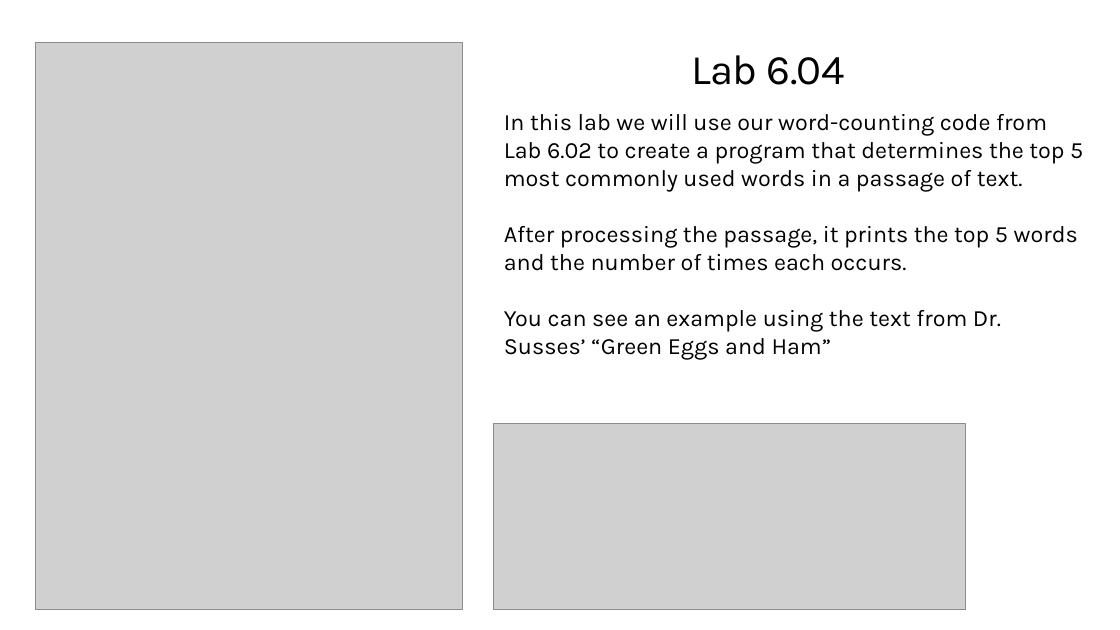
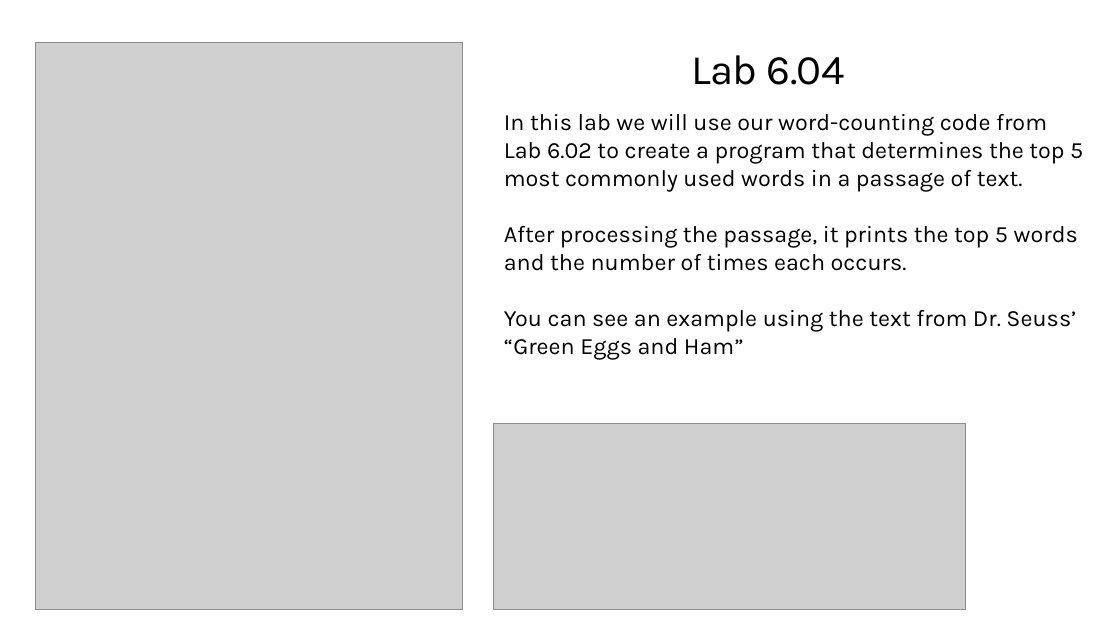
Before and after one commit to TEALSK12/2nd-semester-introduction-to-computer-science, a slide deck: slide 5 of units/6_unit/slidedecks/Intro Python 6.04 TEALS.pptx. Drawn at 1120x630 pixels with LibreOffice and Linux fonts; fonts in the diff are those of the drawing; grey boxes stand for pictures; background and template pictures are left out. Boxes give left, top, right and bottom in pixels: in the first picture for what was removed or moved away, otherwise in the second. Text is boxed around its words. In the diff, an @@ line names an element or a change of style, - is before the commit and + after.

```diff
--- a/units/6_unit/slidedecks/Intro Python 6.04 TEALS.pptx
+++ b/units/6_unit/slidedecks/Intro Python 6.04 TEALS.pptx
@@ text at bbox=[504, 310, 1076, 360]: text changed @@
-You can see an example using the text from Dr. Susses’ “Green Eggs and Ham”
+You can see an example using the text from Dr. Seuss’ “Green Eggs and Ham”
```
Also in this commit, not shown: 1 other slide changed, 3 other files.
